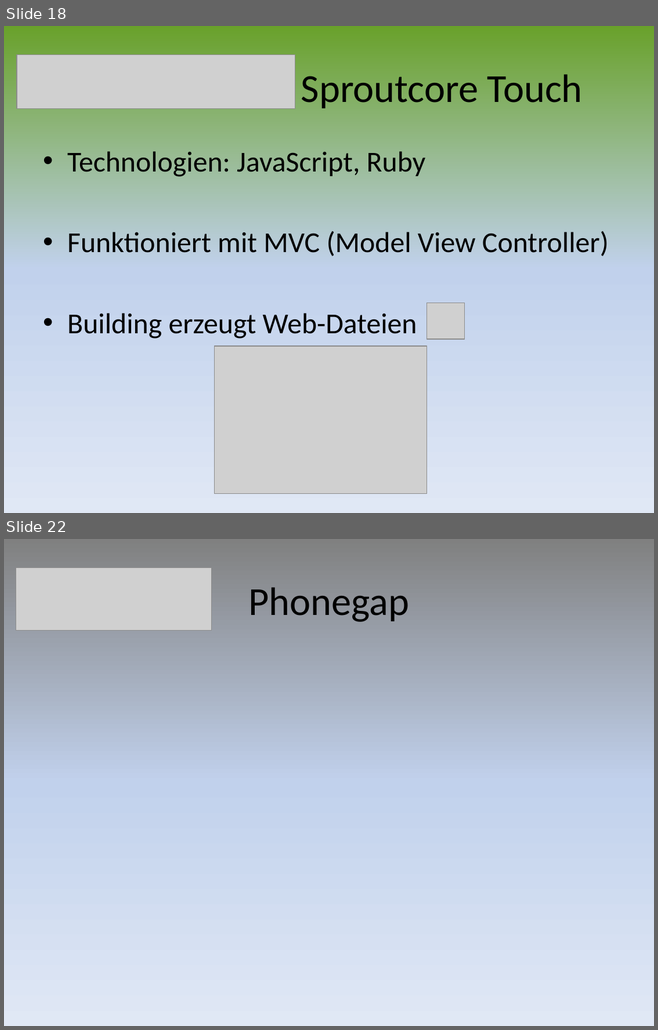
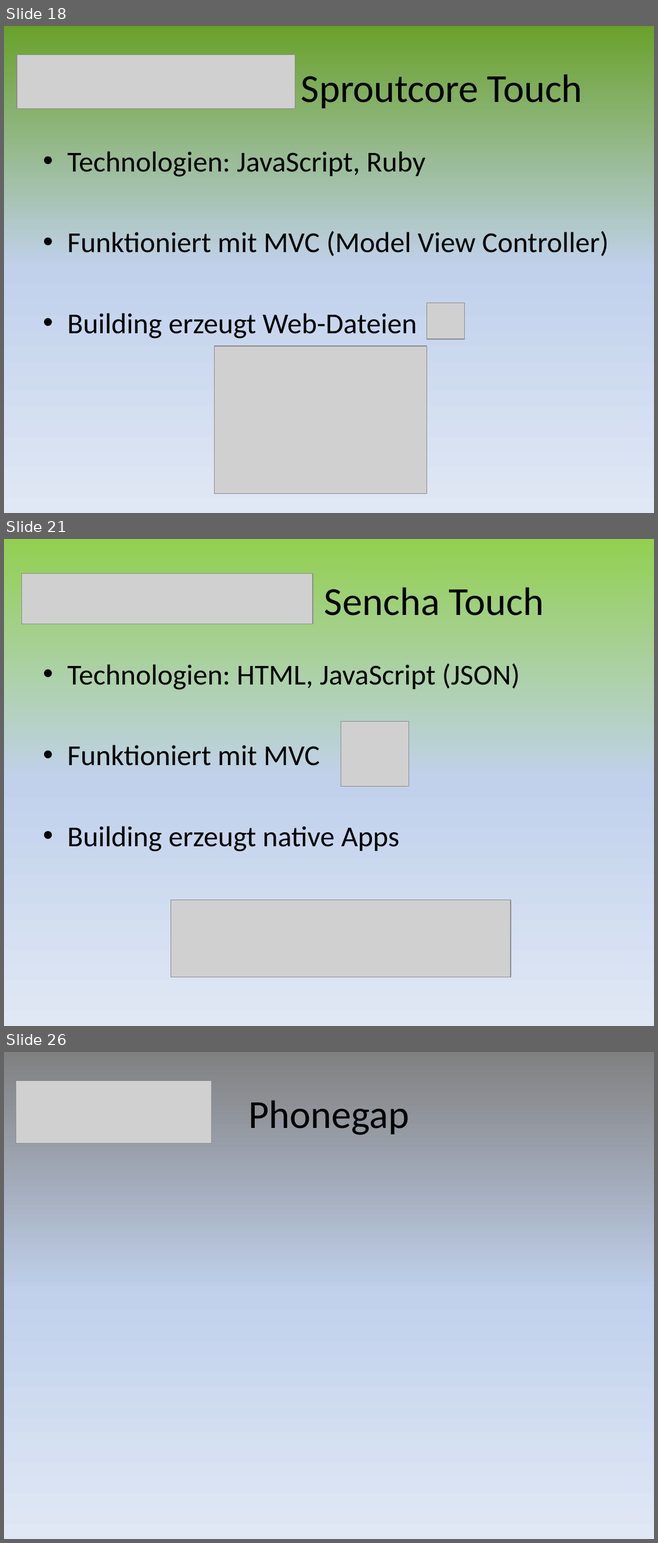
Before and after one commit to mtwords/hand-held, a slide deck: Documents/10_Frameworks_Presentation.pptx. Shown one above the other, each under a label of ours: slides 18 and 22 before the commit, slides 18, 21 and 26 after it; the slides between them are not shown. The pictures are 658x1030 and 658x1543 pixels, drawn with LibreOffice and Linux fonts; fonts in the diff are those of the drawing; grey boxes stand for pictures. Boxes give left, top, right and bottom in pixels: in the first picture for what was removed or moved away, otherwise in the second. Text is boxed around its words. In the diff, an @@ line names an element or a change of style, - is before the commit and + after.

```diff
--- a/Documents/10_Frameworks_Presentation.pptx
+++ b/Documents/10_Frameworks_Presentation.pptx
@@ slide 21 added at box(4, 539, 654, 1026), background gradient #92D050 to #C2D1ED to #E1E8F5 @@
@@ picture added at box(22, 573, 313, 624) @@
@@ title added at box(324, 587, 543, 616), 44 pt, text #000000 @@
+Sencha Touch
@@ text added at box(67, 663, 520, 852), 32 pt, text #000000 @@
+• Technologien: HTML, JavaScript (JSON)
+• Funktioniert mit MVC
+• Building erzeugt native Apps
@@ picture added at box(340, 722, 409, 787) @@
@@ picture added at box(171, 900, 511, 977) @@
@@ what was slide 22 is now slide 26 @@
```
Also in this commit, not shown: 2 slides changed, 4 other slides added, 1 slide removed.
